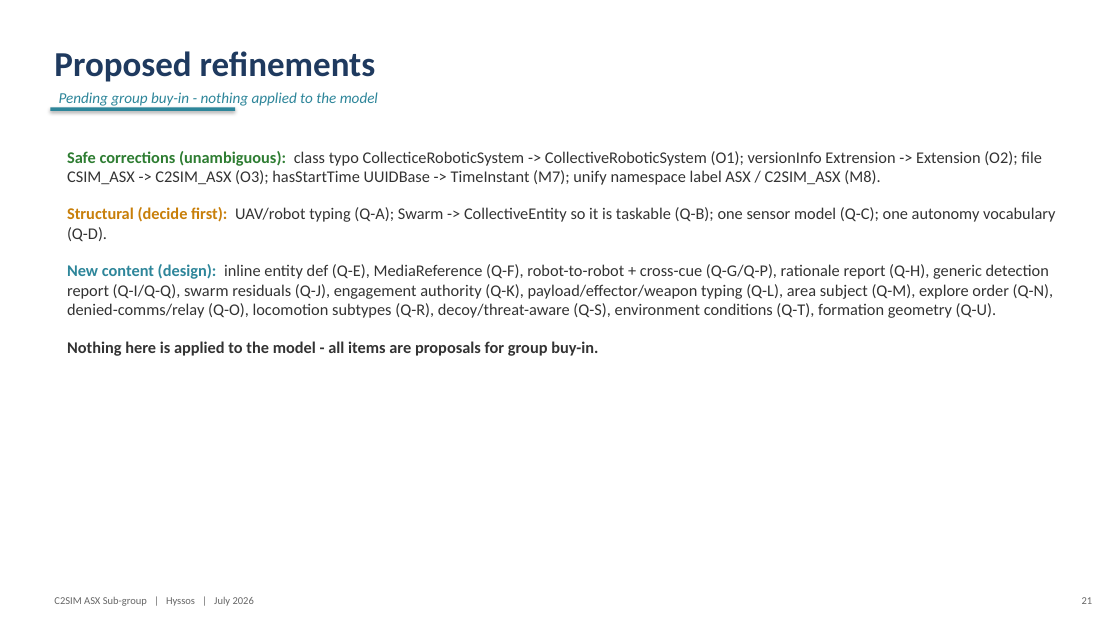
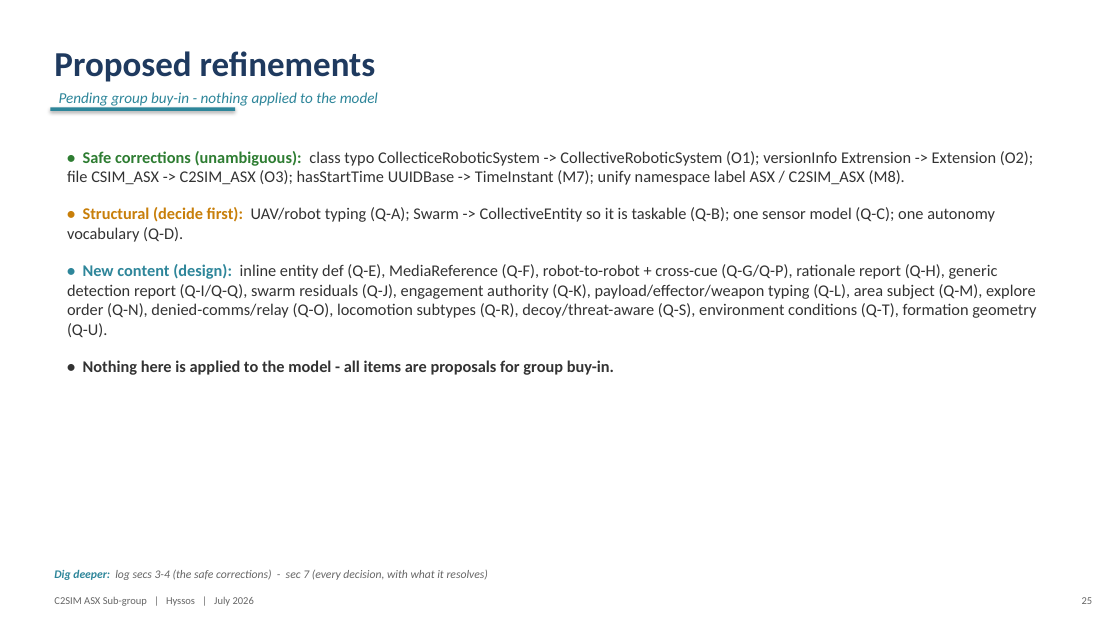
Before and after one commit to hyssostech/C2SIMArtifacts, a slide deck: slide 25 of Subgroups/ASX/InstantiationReview/ASX-Instantiation-Findings.pptx (slide 21 before the commit). Drawn at 1120x630 pixels with LibreOffice and Linux fonts; fonts in the diff are those of the drawing. Boxes give left, top, right and bottom in pixels: in the first picture for what was removed or moved away, otherwise in the second. Text is boxed around its words. In the diff, an @@ line names an element or a change of style, - is before the commit and + after.

```diff
--- a/Subgroups/ASX/InstantiationReview/ASX-Instantiation-Findings.pptx
+++ b/Subgroups/ASX/InstantiationReview/ASX-Instantiation-Findings.pptx
@@ text at <box>67,151,1036,375</box>: text changed @@
-Safe corrections (unambiguous): class typo CollecticeRoboticSystem -> CollectiveRoboticSystem (O1); versionInfo Extrension -> Extension (O2); file CSIM_ASX -> C2SIM_ASX (O3); hasStartTime UUIDBase -> TimeInstant (M7); unify namespace label ASX / C2SIM_ASX (M8).
-Structural (decide first): UAV/robot typing (Q-A); Swarm -> CollectiveEntity so it is taskable (Q-B); one sensor model (Q-C); one autonomy vocabulary (Q-D).
-New content (design): inline entity def (Q-E), MediaReference (Q-F), robot-to-robot + cross-cue (Q-G/Q-P), rationale report (Q-H), generic detection report (Q-I/Q-Q), swarm residuals (Q-J), engagement authority (Q-K), payload/effector/weapon typing (Q-L), area subject (Q-M), explore order (Q-N), denied-comms/relay (Q-O), locomotion subtypes (Q-R), decoy/threat-aware (Q-S), environment conditions (Q-T), formation geometry (Q-U).
-Nothing here is applied to the model - all items are proposals for group buy-in.
+• Safe corrections (unambiguous): class typo CollecticeRoboticSystem -> CollectiveRoboticSystem (O1); versionInfo Extrension -> Extension (O2); file CSIM_ASX -> C2SIM_ASX (O3); hasStartTime UUIDBase -> TimeInstant (M7); unify namespace label ASX / C2SIM_ASX (M8).
+• Structural (decide first): UAV/robot typing (Q-A); Swarm -> CollectiveEntity so it is taskable (Q-B); one sensor model (Q-C); one autonomy vocabulary (Q-D).
+• New content (design): inline entity def (Q-E), MediaReference (Q-F), robot-to-robot + cross-cue (Q-G/Q-P), rationale report (Q-H), generic detection report (Q-I/Q-Q), swarm residuals (Q-J), engagement authority (Q-K), payload/effector/weapon typing (Q-L), area subject (Q-M), explore order (Q-N), denied-comms/relay (Q-O), locomotion subtypes (Q-R), decoy/threat-aware (Q-S), environment conditions (Q-T), formation geometry (Q-U).
+• Nothing here is applied to the model - all items are proposals for group buy-in.
@@ text added at <box>54,569,488,580</box>, 10 pt, text #666666, italic @@
+Dig deeper: log secs 3-4 (the safe corrections) - sec 7 (every decision, with what it resolves)
```
Also in this commit, not shown: 22 other slides changed, 6 slides added, 18 other files.
